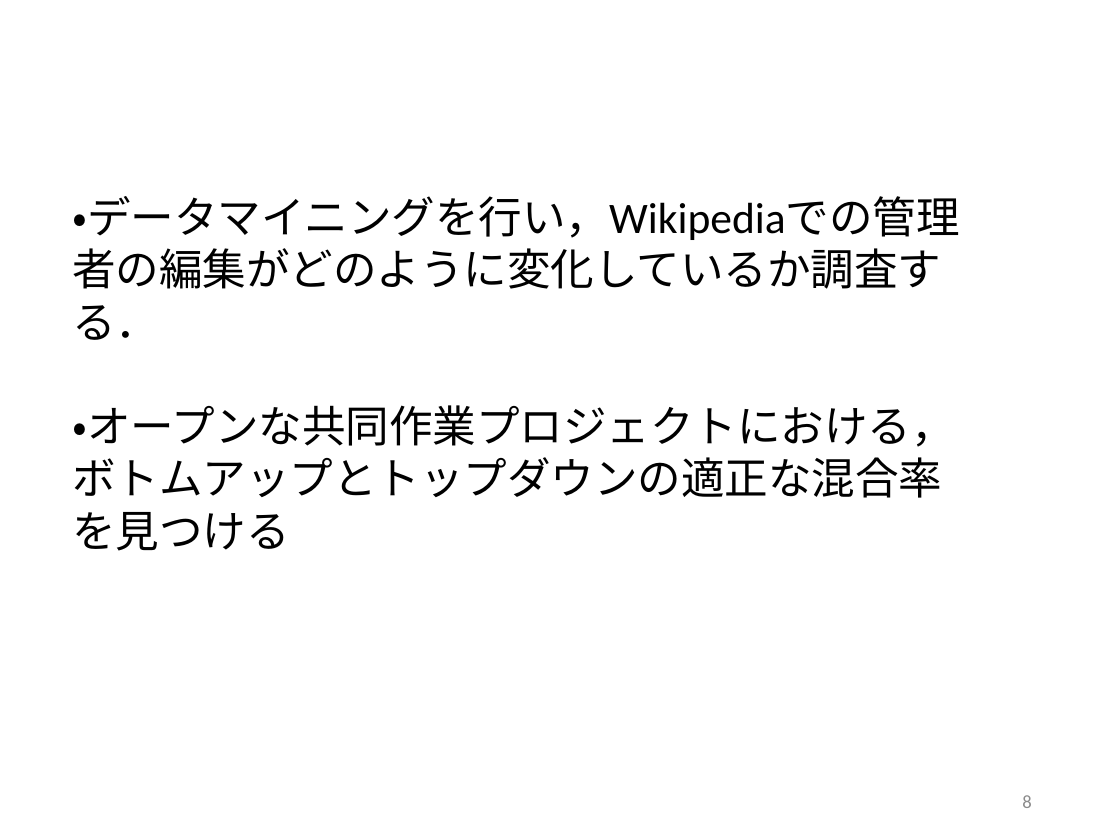
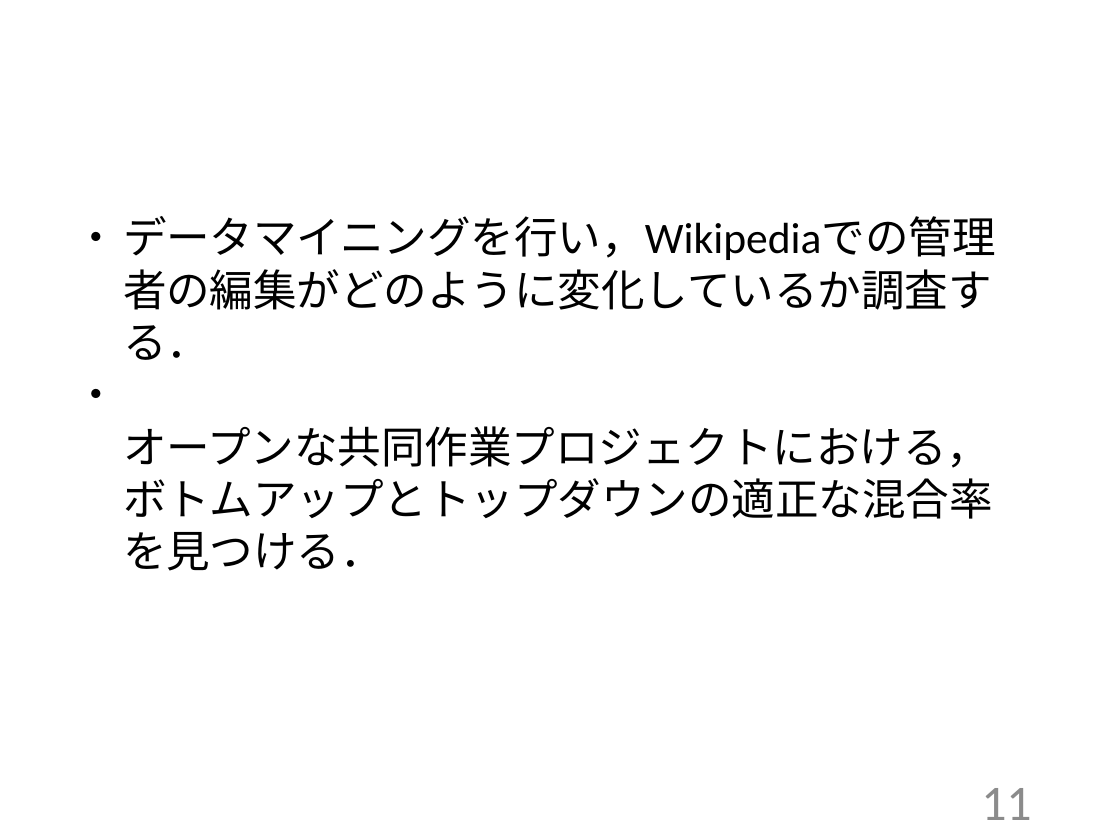
Before and after one commit to ishiiyasuyuki/me, a slide deck: slide 11 of 卒論最終発表パワポ/石井康之最終発表.pptx (slide 8 before the commit). Drawn at 1120x840 pixels with LibreOffice and Linux fonts; fonts in the diff are those of the drawing. Boxes give left, top, right and bottom in pixels: in the first picture for what was removed or moved away, otherwise in the second. Text is boxed around its words. In the diff, an @@ line names an element or a change of style, - is before the commit and + after.

```diff
--- a/卒論最終発表パワポ/石井康之最終発表.pptx
+++ b/卒論最終発表パワポ/石井康之最終発表.pptx
@@ text added at (x1=75, y1=232, x2=119, y2=398), 28 pt, text #000000 @@
+・
+・
@@ text at (x1=123, y1=216, x2=996, y2=571): text changed @@
-・データマイニングを行い，Wikipediaでの管理者の編集がどのように変化しているか調査する．
-・オープンな共同作業プロジェクトにおける，
-ボトムアップとトップダウンの適正な混合率を見つける
+データマイニングを行い，Wikipediaでの管理者の編集がどのように変化しているか調査する．
+オープンな共同作業プロジェクトにおける，
+ボトムアップとトップダウンの適正な混合率を見つける．
@@ page number at (x1=981, y1=788, x2=1031, y2=820): text changed; size 12 to 32 pt @@
-8
+11
```
Also in this commit, not shown: 7 other slides changed, 4 slides added.
